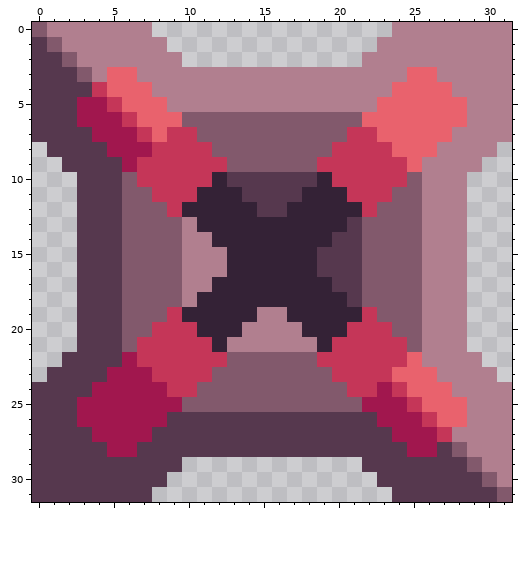
Two states of a pixel-art sprite, assets/sprites/blocks/distribution/thallium-sorter.png. The picture above is the old version.
The file is 32x32 pixels.
After the commit:
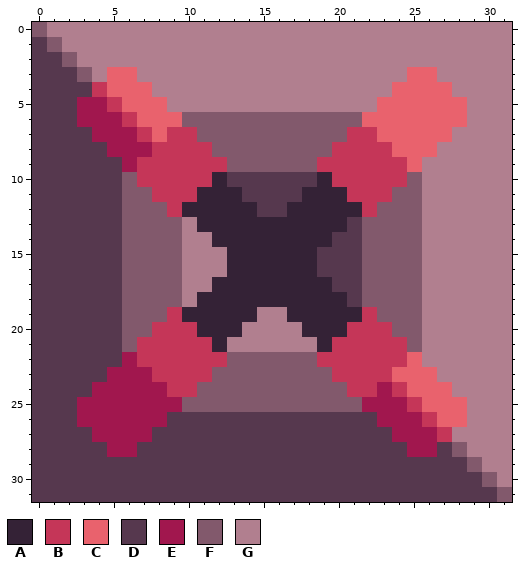
Palette (. is transparent): A #342236  B #c53658  C #e9626d  D #56384e  E #a1174e  F #82596c  G #b17f8f
Changes in this commit:
Colour D now appears in row 8 at x 0; in row 9 at x 0 to 1; in rows 10 to 21 at x 0 to 2; in row 22 at x 0 to 1; in row 23 at x 0; in row 29 at x 10 to 21.
Colour D now appears in row 30 at x 9 to 22; in row 31 at x 8 to 23.
Colour G now appears in row 0 at x 8 to 23; in row 1 at x 9 to 22; in row 2 at x 10 to 21; in row 8 at x 31; in row 9 at x 30 to 31; in rows 10 to 21 at x 29 to 31.
Colour G now appears in row 22 at x 30 to 31; in row 23 at x 31.
Where, in picture pixels (left, top, right, bottom), the same in both pictures:
added: (152, 22, 392, 67)
added: (32, 142, 77, 382)
added: (467, 142, 512, 382)
added: (152, 457, 392, 502)
